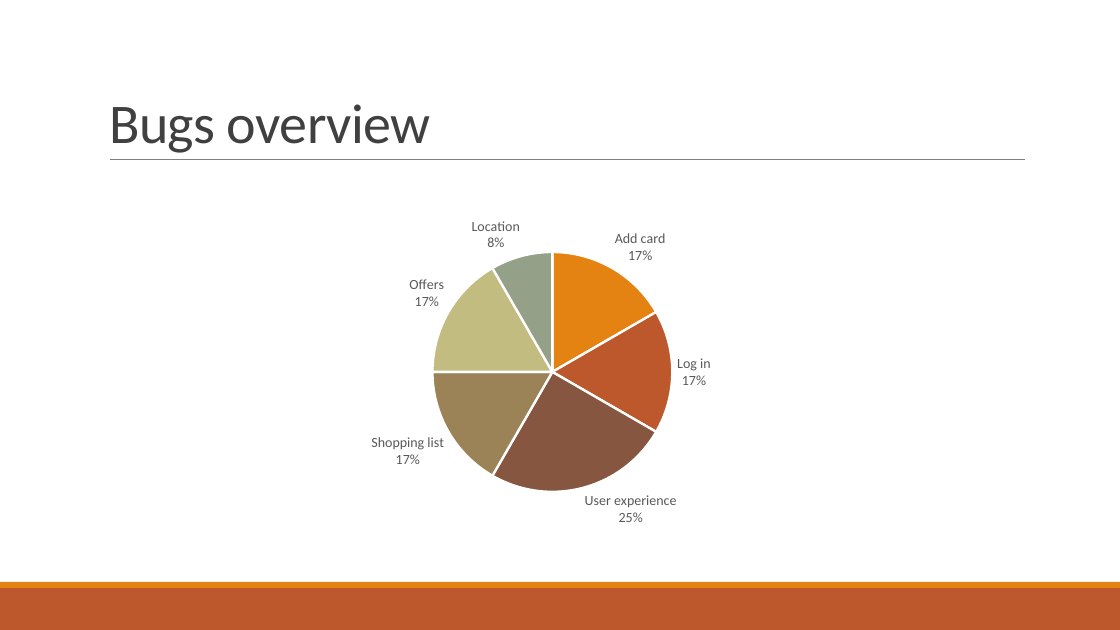
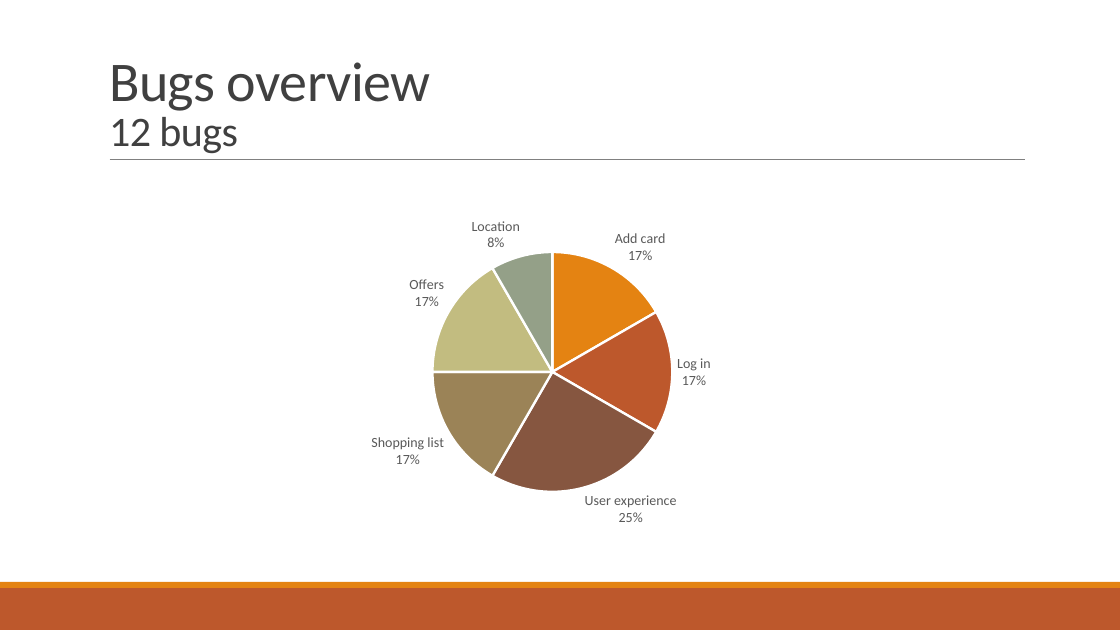
Before and after one commit to corinaradu/siit-testing, a slide deck: slide 8 of final-project/virtual-cards/virtual-cards.pptx. Drawn at 1120x630 pixels with LibreOffice and Linux fonts; fonts in the diff are those of the drawing. Boxes give left, top, right and bottom in pixels: in the first picture for what was removed or moved away, otherwise in the second. Text is boxed around its words. In the diff, an @@ line names an element or a change of style, - is before the commit and + after.

```diff
--- a/final-project/virtual-cards/virtual-cards.pptx
+++ b/final-project/virtual-cards/virtual-cards.pptx
@@ title at box(109, 62, 430, 153): text changed @@
-Bugs overview
+Bugs overview
+12 bugs
```
Also in this commit, not shown: 1 slide added, 3 other files.
